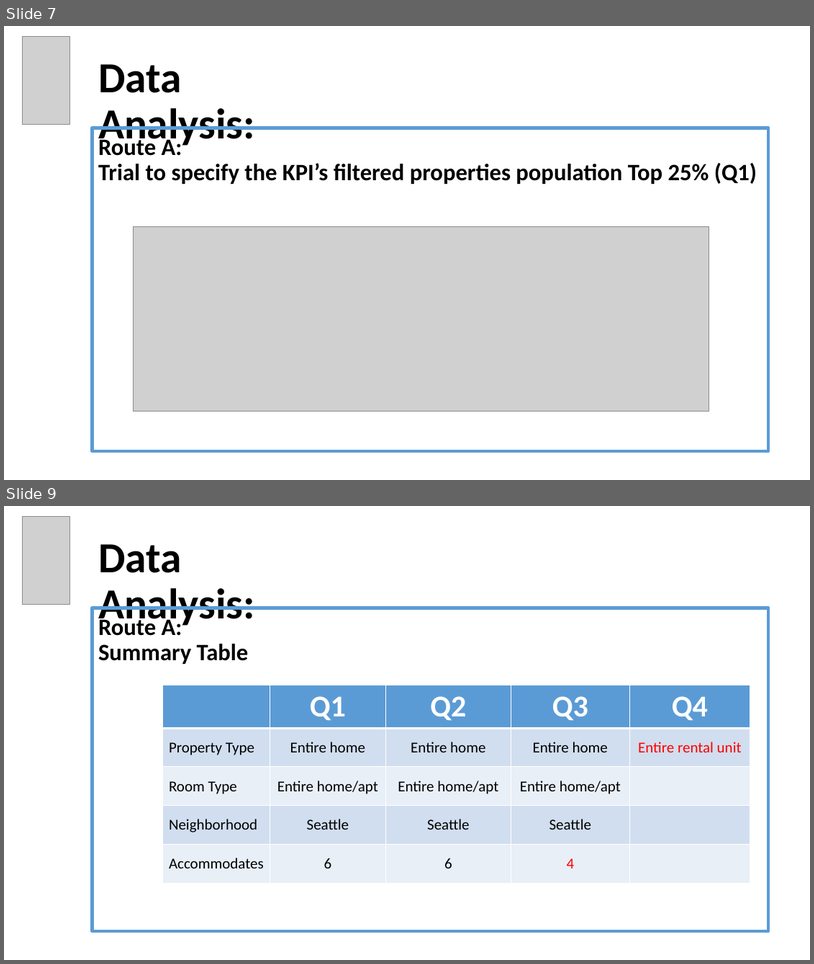
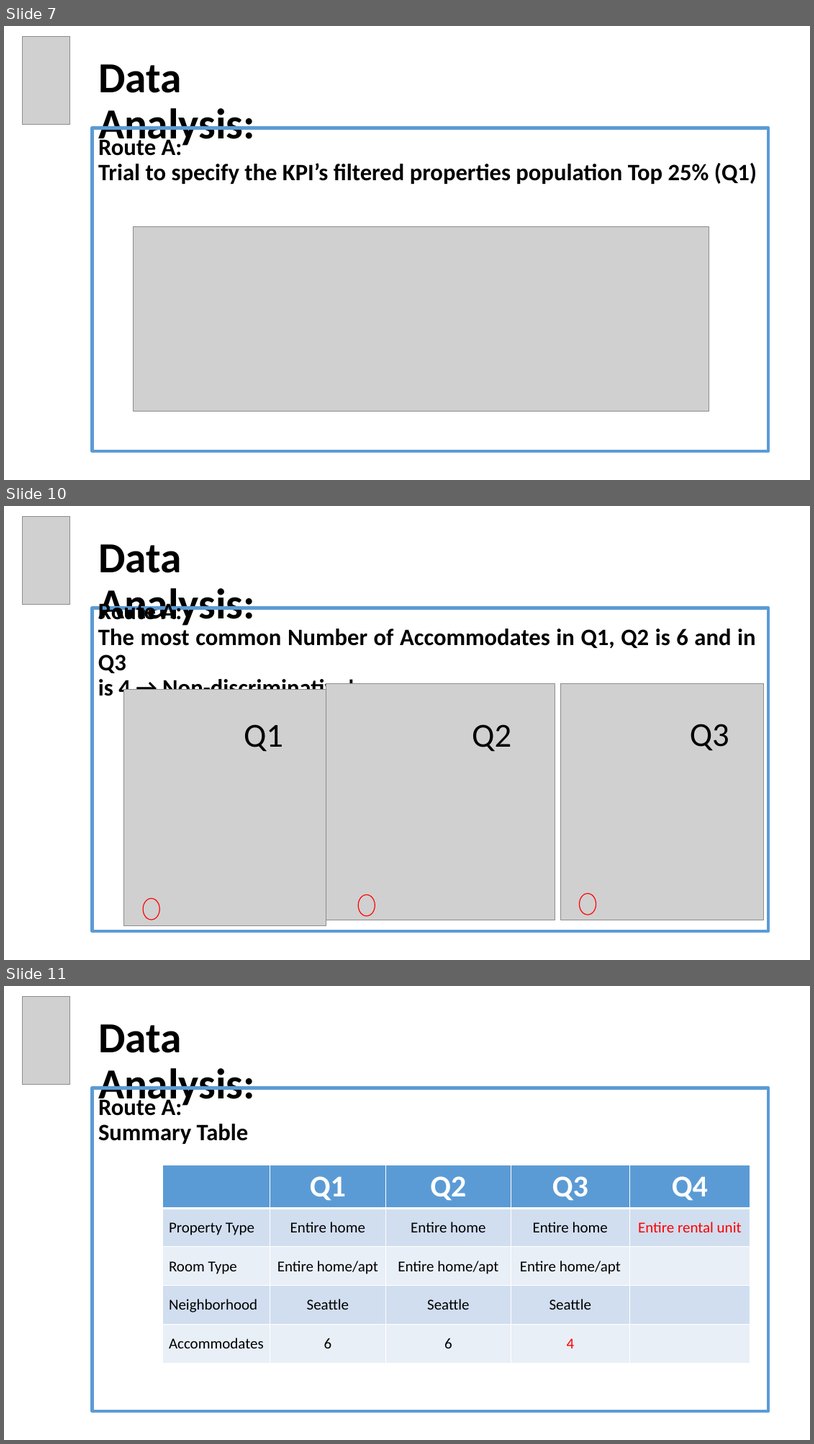
Before and after one commit to EyalVultz/Fianl-Project-Data-Analyst-Program-Hebrew-University-of-Jerusalem-Class-4-Group-2, a slide deck: Final Project Data Analyst Program Hebrew University of Jerusalem Class No. 4 Group 2.pptx. Shown one above the other, each under a label of ours: slides 7 and 9 before the commit, slides 7, 10 and 11 after it; the slides between them are not shown. The pictures are 814x964 and 814x1444 pixels, drawn with LibreOffice and Linux fonts; fonts in the diff are those of the drawing; grey boxes stand for pictures. Boxes give left, top, right and bottom in pixels: in the first picture for what was removed or moved away, otherwise in the second. Text is boxed around its words. In the diff, an @@ line names an element or a change of style, - is before the commit and + after.

```diff
--- a/Final Project Data Analyst Program Hebrew University of Jerusalem Class No. 4 Group 2.pptx
+++ b/Final Project Data Analyst Program Hebrew University of Jerusalem Class No. 4 Group 2.pptx
@@ slide 10 added at (4, 506, 810, 960), background #FFFFFF @@
@@ picture added at (22, 516, 70, 604) @@
@@ title added at (98, 544, 255, 629), 51 pt, text #000000, bold @@
+Data Analysis:
@@ rectangle added at (93, 608, 769, 931), outline #5B9BD5 4 pt @@
@@ text added at (98, 628, 756, 702), 28 pt, text #000000, bold @@
+Route A:
+The most common Number of Accommodates in Q1, Q2 is 6 and in Q3
+is 4 → Non-discriminative!
@@ picture added at (124, 690, 327, 925) @@
@@ picture added at (327, 683, 555, 919) @@
@@ picture added at (561, 683, 764, 919) @@
@@ text added at (244, 724, 283, 751), 40 pt, text #000000 @@
+Q1
@@ text added at (472, 724, 512, 751), 40 pt, text #000000 @@
+Q2
@@ text added at (690, 723, 730, 750), 40 pt, text #000000 @@
+Q3
@@ ellipse added at (358, 894, 376, 916), outline #FF0000 1 pt @@
@@ ellipse added at (580, 893, 597, 914), outline #FF0000 1 pt @@
@@ ellipse added at (143, 898, 160, 919), outline #FF0000 1 pt @@
@@ what was slide 9 is now slide 11 @@
```
Also in this commit, not shown: 9 slides changed, 2 other slides added.
